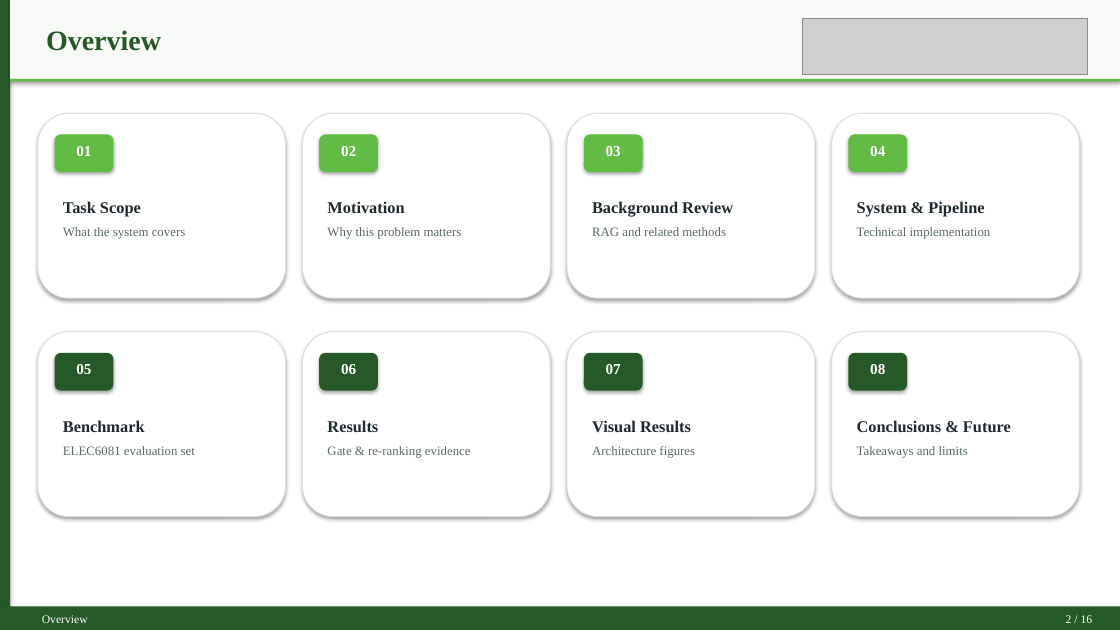
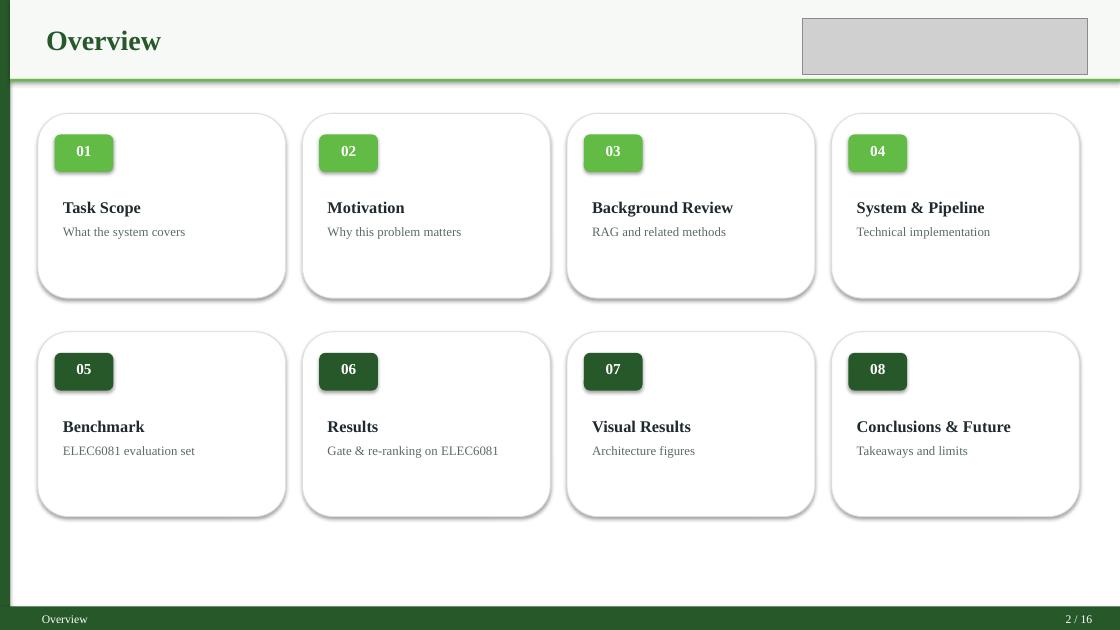
Before and after one commit to JinYue-star/ForRag, a slide deck: slide 2 of docs/Jin_Yue_3036494489_Final_Defense_Clean_TNR.pptx. Drawn at 1120x630 pixels with LibreOffice and Linux fonts; fonts in the diff are those of the drawing; grey boxes stand for pictures. Boxes give left, top, right and bottom in pixels: in the first picture for what was removed or moved away, otherwise in the second. Text is boxed around its words. In the diff, an @@ line names an element or a change of style, - is before the commit and + after.

```diff
--- a/docs/Jin_Yue_3036494489_Final_Defense_Clean_TNR.pptx
+++ b/docs/Jin_Yue_3036494489_Final_Defense_Clean_TNR.pptx
@@ text at bbox=[327, 446, 499, 458]: text changed @@
-Gate & re-ranking evidence
+Gate & re-ranking on ELEC6081
```
Also in this commit, not shown: 9 other slides changed, 14 other files.
